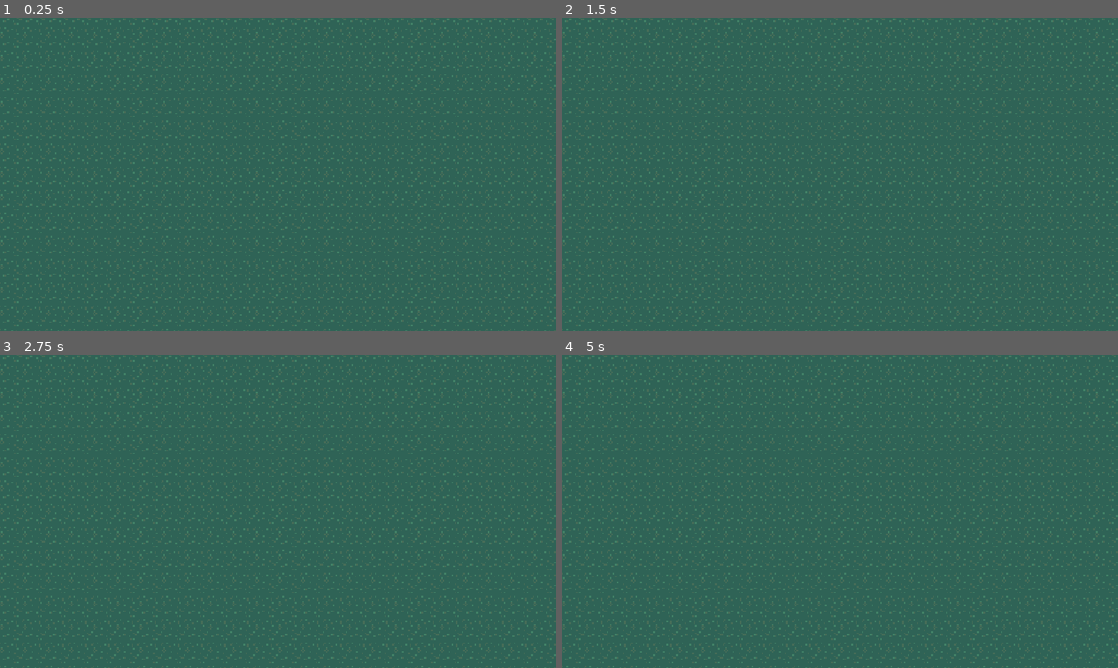
Above: before the commit, frames 1-4 (two rows, left to right).
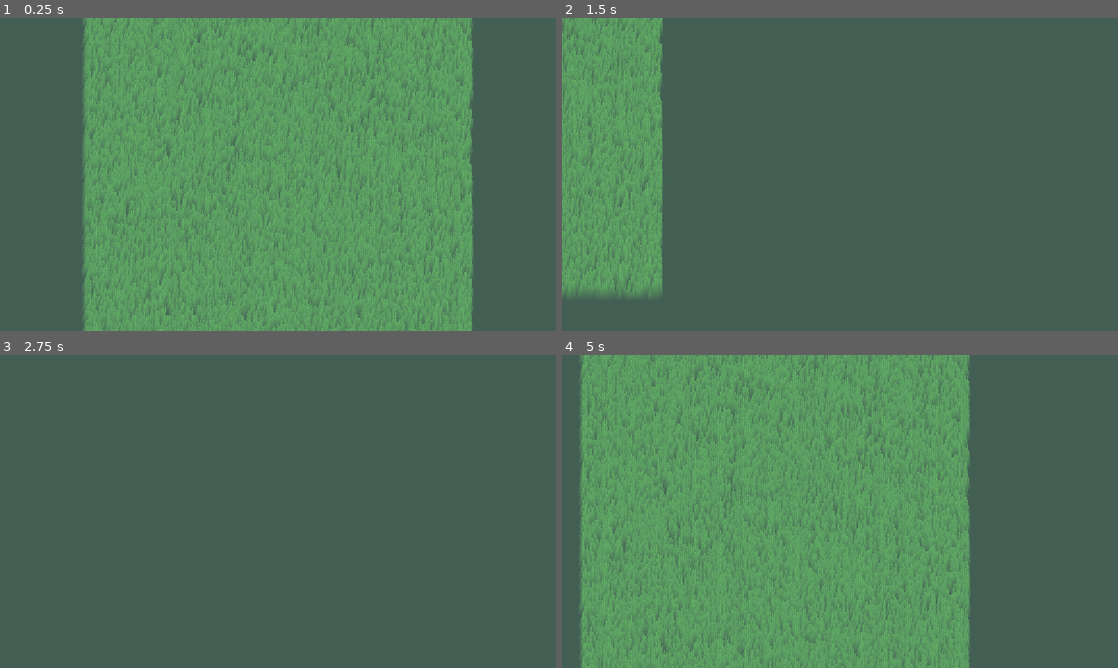
Above: after the commit, the same moments.

Repository: Glitch752/FarmAndFortune
Game: Godot game, scene res://scenes/Level.tscn
Same seed, same stepped clock (60 frames per second), same inputs: the game is played once before the commit and once after it.
Inputs:
- Up to frame 1 (0.25 s): no input
- Up to frame 2 (1.5 s): tap Enter at 0.5 s; hold Right (ui_right) 0.53-1.28 s; tap Alt at 0.6 s; hold Down (ui_down) from 1.28 s (still down); tap Shift at 1.35 s
- Up to frame 3 (2.75 s): release Down (ui_down) at 2.03 s; hold Right (ui_right) from 2.03 s (still down); tap Alt at 2.1 s
- Up to frame 4 (5 s): tap Space at 2.75 s; release Right (ui_right) at 2.78 s; hold Up (ui_up) 2.78-3.53 s; tap Shift at 2.85, 4.35 s; tap Enter at 3.5 s; hold Left (ui_left) from 3.53 s (still down); tap Alt at 3.6 s

The runs differ from the first frame. In frame 1, 69% of the frame differs, in the area x 0-100%, y 0-100%; in frame 2, 19%; in frame 3, 4.2%; in frame 4, 69%.

Commit message:
Begin creating stylized grass and world "chunk" system

Diff:
--- a/project.godot
+++ b/project.godot
@@ -29,6 +29,37 @@
 
 theme/default_font_multichannel_signed_distance_field=true
 
+[input]
+
+move_up={
+"deadzone": 0.2,
+"events": [Object(InputEventKey,"resource_local_to_scene":false,"resource_name":"","device":-1,"window_id":0,"alt_pressed":false,"shift_pressed":false,"ctrl_pressed":false,"meta_pressed":false,"pressed":false,"keycode":0,"physical_keycode":87,"key_label":0,"unicode":119,"location":0,"echo":false,"script":null)
+, Object(InputEventKey,"resource_local_to_scene":false,"resource_name":"","device":-1,"window_id":0,"alt_pressed":false,"shift_pressed":false,"ctrl_pressed":false,"meta_pressed":false,"pressed":false,"keycode":0,"physical_keycode":4194320,"key_label":0,"unicode":0,"location":0,"echo":false,"script":null)
+, Object(InputEventJoypadMotion,"resource_local_to_scene":false,"resource_name":"","device":-1,"axis":1,"axis_value":-1.0,"script":null)
+]
+}
+move_down={
+"deadzone": 0.2,
+"events": [Object(InputEventKey,"resource_local_to_scene":false,"resource_name":"","device":-1,"window_id":0,"alt_pressed":false,"shift_pressed":false,"ctrl_pressed":false,"meta_pressed":false,"pressed":false,"keycode":0,"physical_keycode":83,"key_label":0,"unicode":115,"location":0,"echo":false,"script":null)
+, Object(InputEventKey,"resource_local_to_scene":false,"resource_name":"","device":-1,"window_id":0,"alt_pressed":false,"shift_pressed":false,"ctrl_pressed":false,"meta_pressed":false,"pressed":false,"keycode":0,"physical_keycode":4194322,"key_label":0,"unicode":0,"location":0,"echo":false,"script":null)
+, Object(InputEventJoypadMotion,"resource_local_to_scene":false,"resource_name":"","device":-1,"axis":1,"axis_value":1.0,"script":null)
+]
+}
+move_left={
+"deadzone": 0.2,
+"events": [Object(InputEventKey,"resource_local_to_scene":false,"resource_name":"","device":-1,"window_id":0,"alt_pressed":false,"shift_pressed":false,"ctrl_pressed":false,"meta_pressed":false,"pressed":false,"keycode":0,"physical_keycode":65,"key_label":0,"unicode":97,"location":0,"echo":false,"script":null)
+, Object(InputEventKey,"resource_local_to_scene":false,"resource_name":"","device":-1,"window_id":0,"alt_pressed":false,"shift_pressed":false,"ctrl_pressed":false,"meta_pressed":false,"pressed":false,"keycode":0,"physical_keycode":4194319,"key_label":0,"unicode":0,"location":0,"echo":false,"script":null)
+, Object(InputEventJoypadMotion,"resource_local_to_scene":false,"resource_name":"","device":-1,"axis":0,"axis_value":-1.0,"script":null)
+]
+}
+move_right={
+"deadzone": 0.2,
+"events": [Object(InputEventKey,"resource_local_to_scene":false,"resource_name":"","device":-1,"window_id":0,"alt_pressed":false,"shift_pressed":false,"ctrl_pressed":false,"meta_pressed":false,"pressed":false,"keycode":0,"physical_keycode":68,"key_label":0,"unicode":100,"location":0,"echo":false,"script":null)
+, Object(InputEventKey,"resource_local_to_scene":false,"resource_name":"","device":-1,"window_id":0,"alt_pressed":false,"shift_pressed":false,"ctrl_pressed":false,"meta_pressed":false,"pressed":false,"keycode":0,"physical_keycode":4194321,"key_label":0,"unicode":0,"location":0,"echo":false,"script":null)
+, Object(InputEventJoypadMotion,"resource_local_to_scene":false,"resource_name":"","device":-1,"axis":0,"axis_value":1.0,"script":null)
+]
+}
+
 [rendering]
 
 textures/canvas_textures/default_texture_filter=0
--- a/scenes/Level.tscn
+++ b/scenes/Level.tscn
@@ -1,7 +1,9 @@
-[gd_scene load_steps=5 format=4 uid="uid://b2d1p2gey38o3"]
+[gd_scene load_steps=8 format=4 uid="uid://b2d1p2gey38o3"]
 
 [ext_resource type="Texture2D" uid="uid://b781mwig38ecy" path="res://art/images/groundTiles.png" id="1_uhqny"]
+[ext_resource type="Script" uid="uid://clbtc4i2fpg6c" path="res://world/grass/grass.gd" id="2_6vs76"]
 [ext_resource type="Script" uid="uid://cgva58gvhc5e0" path="res://scripts/camera_controller.gd" id="2_k5jlv"]
+[ext_resource type="Shader" uid="uid://d4kd5qbqrpmuo" path="res://world/grass/grass.gdshader" id="2_kl8ac"]
 
 [sub_resource type="TileSetAtlasSource" id="TileSetAtlasSource_k5jlv"]
 texture = ExtResource("1_uhqny")
@@ -10,6 +12,9 @@
 [sub_resource type="TileSet" id="TileSet_q3wo1"]
 sources/0 = SubResource("TileSetAtlasSource_k5jlv")
 
+[sub_resource type="ShaderMaterial" id="ShaderMaterial_qifjx"]
+shader = ExtResource("2_kl8ac")
+
 [node name="Level" type="Node2D"]
 
 [node name="GroundTileMap" type="TileMapLayer" parent="."]
@@ -17,6 +22,10 @@
 tile_map_data = PackedByteArray("AAD///3/AAAAAAAAAAD///7/AAAAAAAAAAD/////AAAAAAAAAAD//wAAAAAAAAAAAAD//wEAAAAAAAAAAAD//w …(39440 unchanged characters)…
 tile_set = SubResource("TileSet_q3wo1")
 
+[node name="Grass" type="MultiMeshInstance2D" parent="."]
+material = SubResource("ShaderMaterial_qifjx")
+script = ExtResource("2_6vs76")
+
 [node name="Camera2D" type="Camera2D" parent="."]
-zoom = Vector2(3, 3)
+zoom = Vector2(4, 4)
 script = ExtResource("2_k5jlv")
--- a/scripts/camera_controller.gd
+++ b/scripts/camera_controller.gd
@@ -1,14 +1,14 @@
 extends Camera2D
 
-var speed = 400 # pixels per second
+var speed = 250 # pixels per second
 var velocity = Vector2.ZERO
-var acceleration = 800 # pixels per second squared
+var acceleration = 2500 # pixels per second squared
 
 func _process(delta):
-    var input_vector = Input.get_vector("ui_down", "ui_up", "ui_left", "ui_right")
+    var input_vector = Input.get_vector("move_left", "move_right", "move_up", "move_down")
 
     if input_vector.length() > 0:
         input_vector = input_vector.normalized()
 
-    velocity.move_toward(input_vector * speed, acceleration * delta)
+    velocity = velocity.move_toward(input_vector * speed, acceleration * delta)
     position += velocity * delta
--- a/world/GrassTile.tscn
+++ b/world/grass/GrassTile.tscn
@@ -1,3 +1,5 @@
 [gd_scene format=3 uid="uid://ssdtqo1271pu"]
 
 [node name="GrassTile" type="Node2D"]
+
+[node name="Polygon2D" type="Polygon2D" parent="."]
--- /dev/null
+++ b/world/grass/grass.gd
@@ -0,0 +1,42 @@
+extends MultiMeshInstance2D
+
+func _ready() -> void:
+    var mesh := ArrayMesh.new()
+    var arrays = []
+
+    var verts = PackedVector2Array([
+        Vector2(-2, 0),
+        Vector2(2, 0),
+        Vector2(0, -9),
+    ])
+
+    var uvs = PackedVector2Array([
+        Vector2(0, 1),
+        Vector2(1, 1),
+        Vector2(0.5, 0),
+    ])
+
+    arrays.resize(Mesh.ARRAY_MAX)
+    arrays[Mesh.ARRAY_VERTEX] = verts
+    arrays[Mesh.ARRAY_TEX_UV] = uvs
+
+    mesh.add_surface_from_arrays(Mesh.PRIMITIVE_TRIANGLES, arrays)
+
+    multimesh = MultiMesh.new()
+    multimesh.transform_format = MultiMesh.TRANSFORM_2D
+    multimesh.use_colors = false
+    multimesh.mesh = mesh
+
+    # TODO: Distribute better
+    multimesh.instance_count = 20000
+    # Prevents Godot from trying to calculate it
+    multimesh.custom_aabb = AABB(Vector3(-500, -500, 0), Vector3(1000, 1000, 0))
+
+    for i in multimesh.instance_count:
+        var x = randi() % 200 - 100
+        var y = float(i) / multimesh.instance_count * 200 - 100
+        var instance_scale = randf() * 0.5 + 0.75
+        var instance_transform = Transform2D()\
+            .scaled(Vector2.ONE * instance_scale)\
+            .translated(Vector2(x, y))
+        multimesh.set_instance_transform_2d(i, instance_transform)
--- /dev/null
+++ b/world/grass/grass.gdshader
@@ -0,0 +1,21 @@
+shader_type canvas_item;
+
+const vec3 TOP_COLOR = vec3(0.388, 0.7, 0.4);
+const vec3 BOTTOM_COLOR = vec3(0.263, 0.369, 0.329);
+
+void vertex() {
+    // Pass UV coordinates to fragment shader
+    UV = UV;
+
+    // wind for the top of the grass
+    if(UV.y < 0.5) {
+        float wave = sin(UV.x * 20.0 + TIME * 5.0);
+        VERTEX.x += wave * (UV.y - 0.5) * 2.0;
+    }
+}
+
+void fragment() {
+    float height_ratio = UV.y;
+    vec3 color = mix(TOP_COLOR, BOTTOM_COLOR, height_ratio);
+    COLOR = vec4(color, 1.0);
+}
Binary file changed: art/aseprite/tiles.aseprite
Binary file changed: art/images/groundTiles.png
Not shown, added: world/grass/grass.gd.uid
Not shown, added: world/grass/grass.gdshader.uid
Not shown, changed: timeTracker.html
